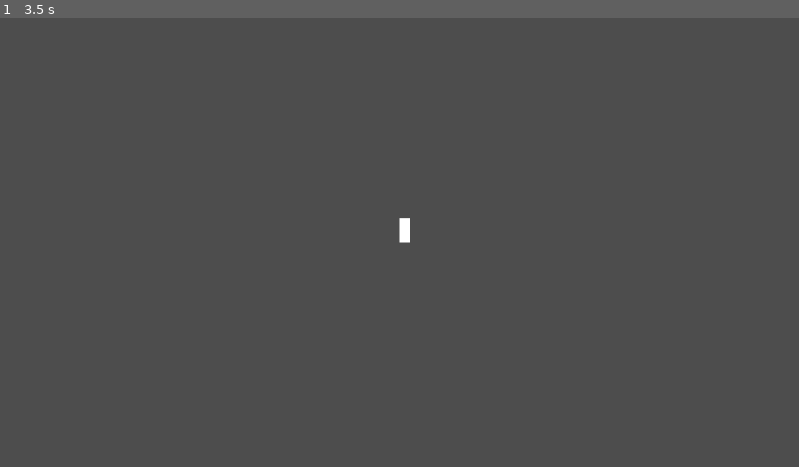
Above: before the commit, frame 1.
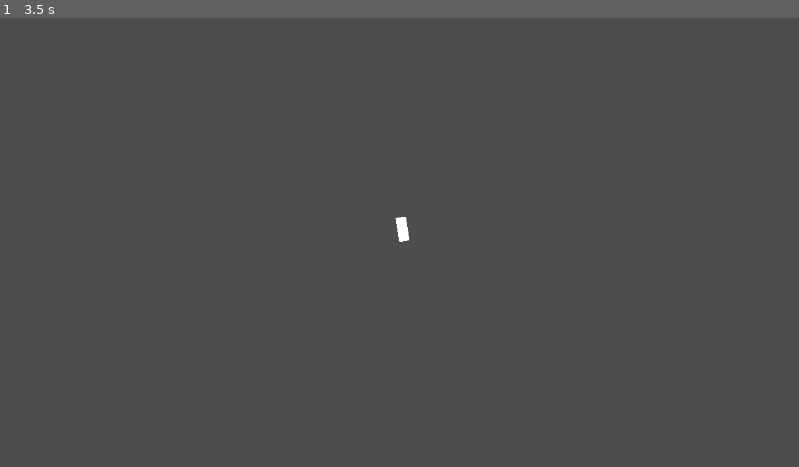
Above: after the commit, the same moment.

Repository: andrea14polanco/brackeys-killer-m-creations
Game: Godot game, scene res://prototypes/world/world_rotation_test.tscn
Two runs of this game, one before a commit and one after it. Both use one fixed random seed, a clock stepped at 60 frames per second and the inputs below.
Inputs:
- Up to frame 1 (3.5 s): tap Enter at 0.5, 2 s; hold D (move_right) 0.53-2.03 s; tap Space (jump) at 0.77, 1.25, 1.52, 2.75, 3.02 s; hold A (move_left) 2.03-2.78 s; hold D (move_right) from 2.78 s (still down)

The runs differ from the first frame. In frame 1, less than 0.1% of the frame differs, in the area x 49-52%, y 44-51%.

Commit message:
Added another way to test this

Diff:
--- /dev/null
+++ b/prototypes/world/camera_2d.gd
@@ -0,0 +1,4 @@
+extends Camera2D
+
+func _process(delta: float) -> void:
+	position = GameManager.player.global_position
--- a/prototypes/world/world.gd
+++ b/prototypes/world/world.gd
@@ -19,4 +19,4 @@
 
 func rotate_smoothly(angle):
 	var tween = get_tree().create_tween()
-	tween.tween_property($".", "rotation_degrees", angle, 1.0)
+	tween.tween_property($".", "rotation_degrees", angle, 2.0)
--- a/prototypes/world/world_rotation_test.tscn
+++ b/prototypes/world/world_rotation_test.tscn
@@ -3,6 +3,7 @@
 [ext_resource type="PackedScene" uid="uid://i04aicow4204" path="res://scenes/player/player.tscn" id="1_36p3q"]
 [ext_resource type="Script" uid="uid://bj7j3r8yt4hft" path="res://prototypes/world/world.gd" id="1_k00fv"]
 [ext_resource type="PackedScene" uid="uid://6xhafq484y2j" path="res://scenes/checkpoint/checkpoint.tscn" id="3_ffohc"]
+[ext_resource type="Script" uid="uid://di56o3vy10q26" path="res://prototypes/world/camera_2d.gd" id="4_d7hcv"]
 
 [sub_resource type="RectangleShape2D" id="RectangleShape2D_ffohc"]
 size = Vector2(5000, 32)
@@ -27,20 +28,22 @@
 
 [node name="Checkpoint2" parent="World/Checkpoints" unique_id=405769107 instance=ExtResource("3_ffohc")]
 position = Vector2(1182, 111)
-target_angle = -20.0
+target_angle = -35.0
 
 [node name="Checkpoint3" parent="World/Checkpoints" unique_id=237897858 instance=ExtResource("3_ffohc")]
 position = Vector2(1968, 111)
-target_angle = -30.0
+target_angle = -55.0
 
 [node name="Checkpoint4" parent="World/Checkpoints" unique_id=1328185809 instance=ExtResource("3_ffohc")]
 position = Vector2(2828, 111)
-target_angle = -45.0
+target_angle = -75.0
 
-[node name="Player" parent="." unique_id=330747409 instance=ExtResource("1_36p3q")]
+[node name="Player" parent="World" unique_id=330747409 instance=ExtResource("1_36p3q")]
+position = Vector2(46, -74)
+
+[node name="Camera2D" type="Camera2D" parent="." unique_id=173171308]
 position = Vector2(46, -162)
-
-[node name="Camera2D" type="Camera2D" parent="Player" unique_id=173171308]
+script = ExtResource("4_d7hcv")
 
 [connection signal="player_walked_through" from="World/Checkpoints/Checkpoint" to="World" method="_on_checkpoint_player_walked_through"]
 [connection signal="player_walked_through" from="World/Checkpoints/Checkpoint2" to="World" method="_on_checkpoint_2_player_walked_through"]
--- a/scenes/player/player.gd
+++ b/scenes/player/player.gd
@@ -4,6 +4,8 @@
 const SPEED = 300.0
 const JUMP_VELOCITY = -400.0
 
+func _ready() -> void:
+	GameManager.player = $"."
 
 func _physics_process(delta: float) -> void:
 
--- a/scenes/player/player.tscn
+++ b/scenes/player/player.tscn
@@ -7,6 +7,9 @@
 
 [node name="Player" type="CharacterBody2D" unique_id=330747409 groups=["player"]]
 collision_mask = 2
+floor_stop_on_slope = false
+floor_max_angle = 0.9599311
+floor_snap_length = 0.0
 script = ExtResource("1_8afob")
 
 [node name="ColorRect" type="ColorRect" parent="." unique_id=1809031588]
--- a/scripts/autoloads/game_manager.gd
+++ b/scripts/autoloads/game_manager.gd
@@ -1,11 +1,4 @@
 extends Node
 
 
-# Called when the node enters the scene tree for the first time.
-func _ready() -> void:
-	pass # Replace with function body.
-
-
-# Called every frame. 'delta' is the elapsed time since the previous frame.
-func _process(delta: float) -> void:
-	pass
+var player
Not shown, added: prototypes/world/camera_2d.gd.uid
